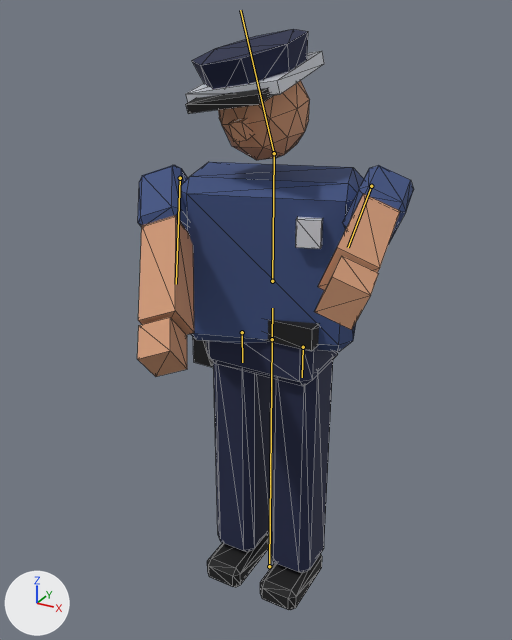
A saved change to the glTF model public/assets/cop.glb.
Camera for both pictures: a camera (50 mm lens) standing at (0.95, -1.836, 1.913) and looking at (0.043, -0.186, 1.088). Every picture has the same lights, and +X, +Y and +Z are marked at lower left. The picture after the commit comes second. Both versions are drawn at frame 0 of the action 'AimRocket'; the numbers are the values there. The bones that bend it are drawn over the model as lines. Mesh edges are drawn as thin lines.

The first picture shows 'cop_arm.L', 'cop_arm.R', 'cop_cap', 'cop_hand.L', 'cop_hand.R', 'cop_head', 'cop_leg.L', 'cop_leg.R', 'cop_pelvis', 'cop_sleeve.L', 'cop_sleeve.R', 'cop_torso' and 8 more.
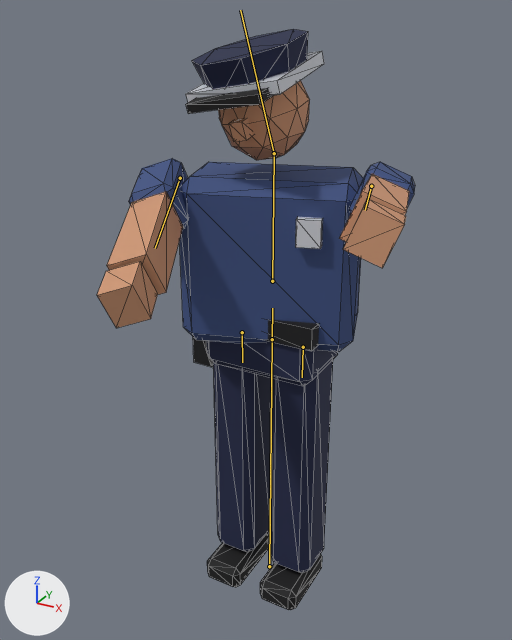
Edits to the bpy script that builds the scene:
```text
Change bone_arm_l:
    where bone_arm_l = bpy.data.objects['cop'].pose.bones['arm.L']  # child of 'chest'
    bone_arm_l.rotation_quaternion: (-0.752, 0.631, 0.123, -0.146) -> (-0.663, 0.724, 0.141, -0.129)  # degrees (-80, 0, 22) -> degrees (-95, 0, 22)
Change bone_arm_r:
    where bone_arm_r = bpy.data.objects['cop'].pose.bones['arm.R']  # child of 'chest'
    bone_arm_r.rotation_quaternion: (-0.876, 0.456, -0.072, 0.139) -> (-0.784, 0.601, -0.095, 0.124)  # degrees (-55, 0, -18) -> degrees (-75, 0, -18)
```

Where the change shows, as pixel boxes (x1, y1, x2, y2) in the pictures (512 x 640 px):
'cop_arm.R', posed (35% wider, 15% shorter)
    before: (138, 215, 194, 335)
    after: (107, 192, 183, 294)
'cop_hand.L', posed
    before: (315, 256, 379, 330)
    after: (343, 198, 406, 268)
'cop_hand.R', posed (22% wider, 11% taller)
    before: (137, 317, 187, 377)
    after: (97, 261, 158, 328)
'cop_arm.L', posed (14% narrower, 30% shorter)
    before: (318, 194, 400, 290)
    after: (339, 174, 409, 241)
'cop_sleeve.R', posed (17% wider)
    before: (138, 165, 189, 232)
    after: (129, 159, 189, 228)
'cop_sleeve.L', posed
    before: (343, 165, 414, 243)
    after: (349, 162, 415, 214)
bone 'arm.L', root to tip
    before: (371, 186) to (348, 247)
    after: (371, 186) to (365, 210)
bone 'arm.R', root to tip
    before: (180, 178) to (176, 284)
    after: (180, 178) to (155, 248)
